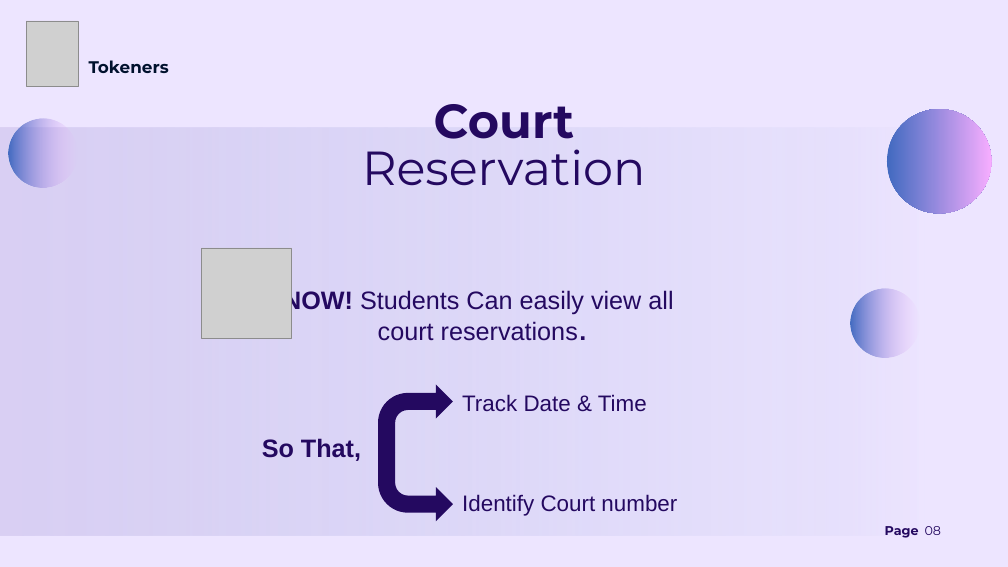
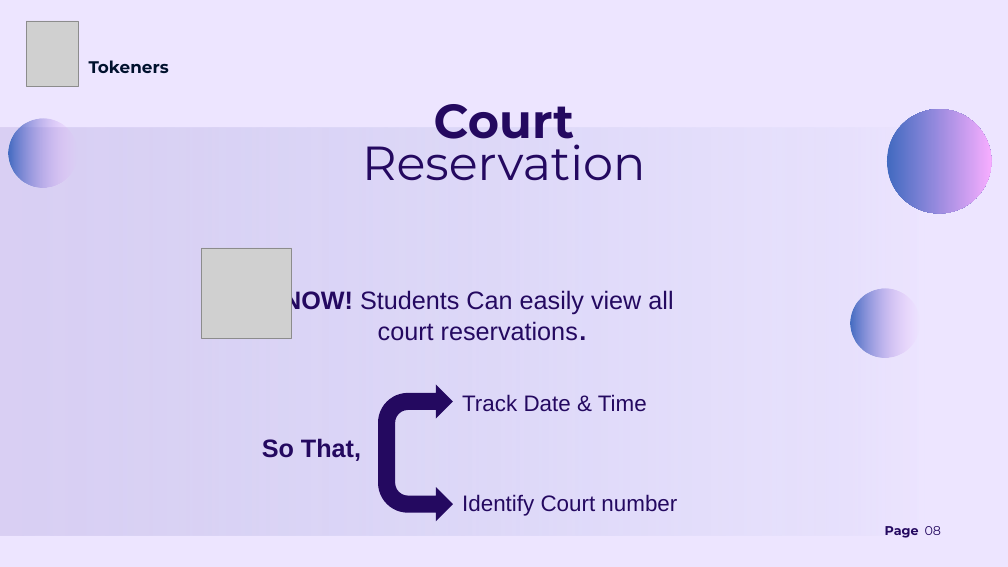
Before and after one commit to AhmedK3019/Zarf-Token, a slide deck: slide 8 of Zarf Token Presentation.pptx. Drawn at 1008x567 pixels with LibreOffice and Linux fonts; fonts in the diff are those of the drawing; grey boxes stand for pictures. Boxes give left, top, right and bottom in pixels: in the first picture for what was removed or moved away, otherwise in the second. Text is boxed around its words. In the diff, an @@ line names an element or a change of style, - is before the commit and + after.

```diff
--- a/Zarf Token Presentation.pptx
+++ b/Zarf Token Presentation.pptx
@@ text "Reservation" rewrapped from bbox=[362, 149, 646, 186] to bbox=[362, 134, 646, 181] @@
```
Also in this commit, not shown: 11 other slides changed.
